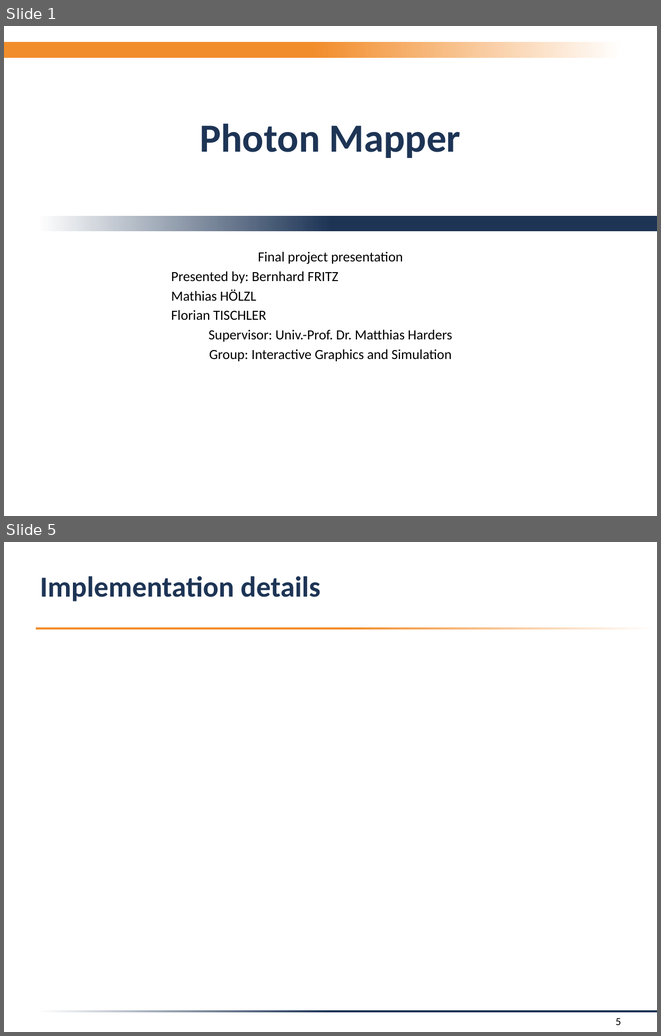
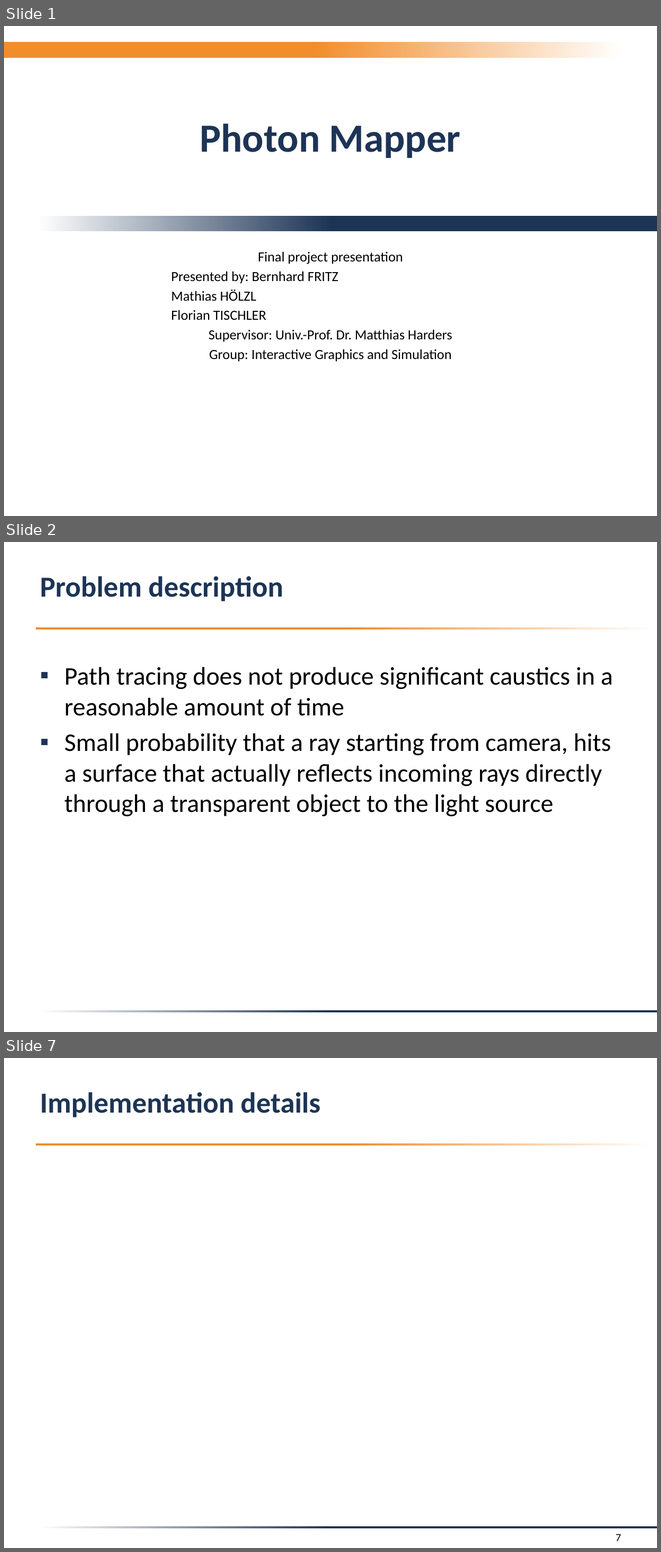
Before and after one commit to f-tischler/FortgeschritteneComputergrafik, a slide deck: Präsentation/presentation.pptx. Shown one above the other, each under a label of ours: slides 1 and 5 before the commit, slides 1, 2 and 7 after it; the slides between them are not shown. The pictures are 661x1036 and 661x1552 pixels, drawn with LibreOffice and Linux fonts; fonts in the diff are those of the drawing; background and template pictures are left out. Boxes give left, top, right and bottom in pixels: in the first picture for what was removed or moved away, otherwise in the second. Text is boxed around its words. In the diff, an @@ line names an element or a change of style, - is before the commit and + after.

```diff
--- a/Präsentation/presentation.pptx
+++ b/Präsentation/presentation.pptx
@@ slide 2 added at (4,542,657,1032), background #FFFFFF; not listed: 2 template elements that a slide beside it also shows @@
@@ title added at (40,576,283,601), 32 pt, text #1D3455, bold @@
+Problem description
@@ text added at (64,667,613,817), 28 pt, text #000000 @@
+▪ Path tracing does not produce significant caustics in a reasonable amount of time
+▪ Small probability that a ray starting from camera, hits a surface that actually reflects incoming rays directly through a transparent object to the light source
@@ what was slide 5 is now slide 7 @@
@@ page number at (616,1534,621,1541): text changed @@
-5
+7
```
Also in this commit, not shown: 3 slides changed, 3 other slides added, 2 slides removed, 3 other files.
